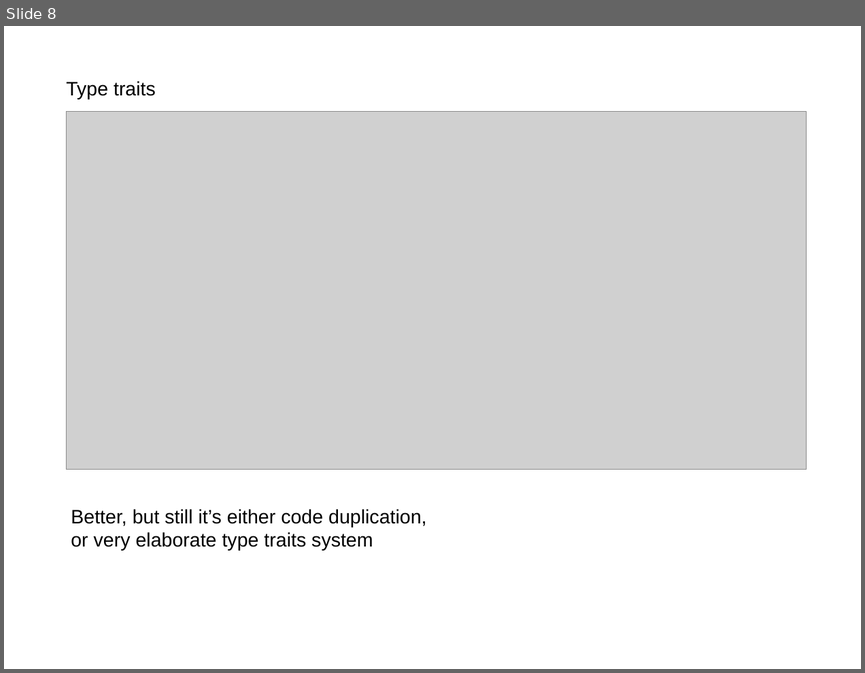
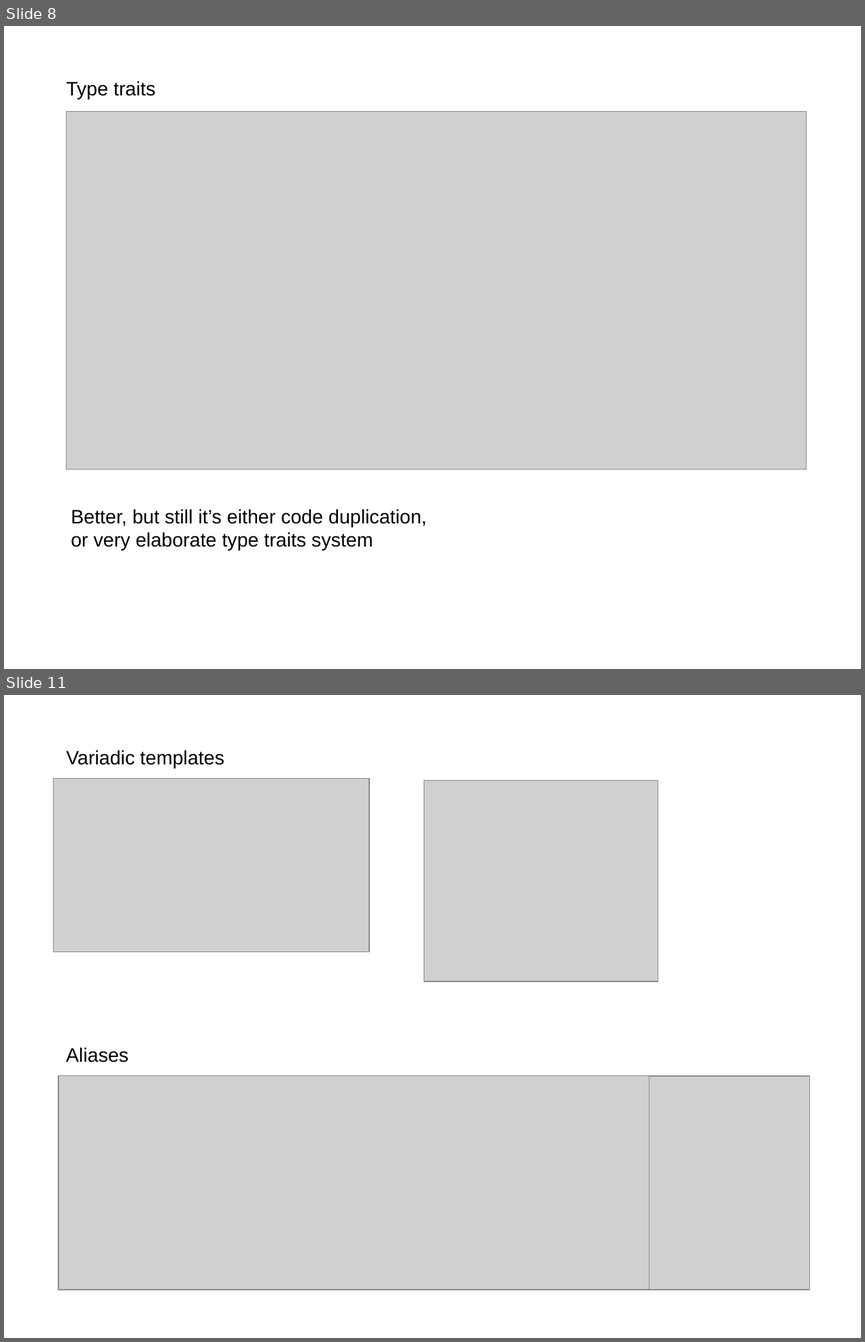
Before and after one commit to akalenuk/templates-experiments, a slide deck: templates.odp. Shown one above the other, each under a label of ours: slide 8 before the commit, slides 8 and 11 after it; the slides between them are not shown. The pictures are 865x673 and 865x1342 pixels, drawn with LibreOffice and Linux fonts; fonts in the diff are those of the drawing; grey boxes stand for pictures. Boxes give left, top, right and bottom in pixels: in the first picture for what was removed or moved away, otherwise in the second. Text is boxed around its words. In the diff, an @@ line names an element or a change of style, - is before the commit and + after.

```diff
--- a/templates.odp
+++ b/templates.odp
@@ slide 11 added at (4,695,861,1338), background #FFFFFF @@
@@ text added at (66,750,224,768), 18 pt, text #000000 @@
+Variadic templates
@@ picture added at (54,778,369,951) @@
@@ picture added at (424,781,658,981) @@
@@ text added at (66,1047,128,1062), 18 pt, text #000000 @@
+Aliases
@@ picture added at (58,1076,654,1290) @@
@@ picture added at (649,1076,810,1290) @@
```
Also in this commit, not shown: 3 other slides added, 1 slide removed, 2 other files.
